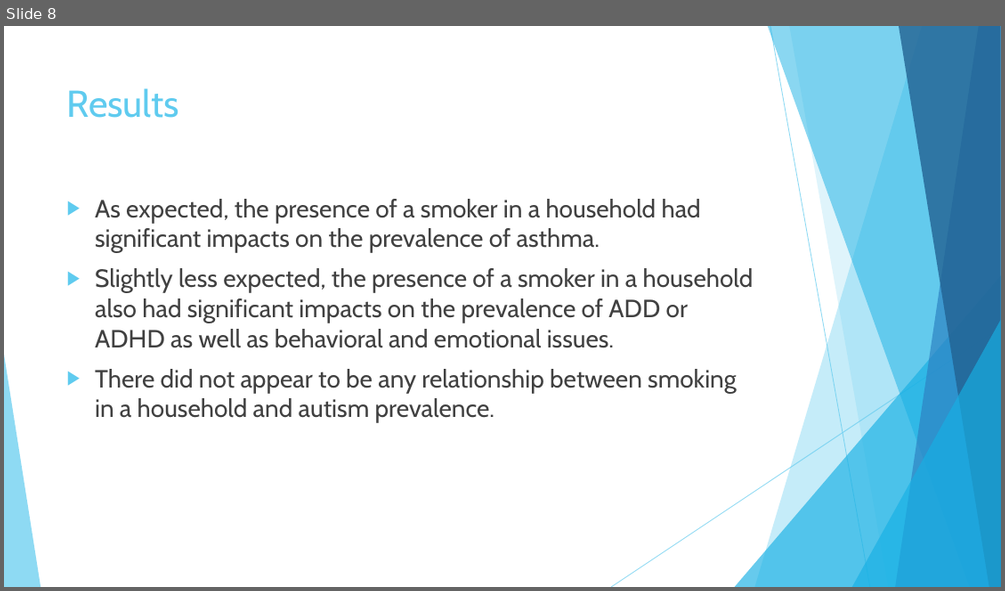
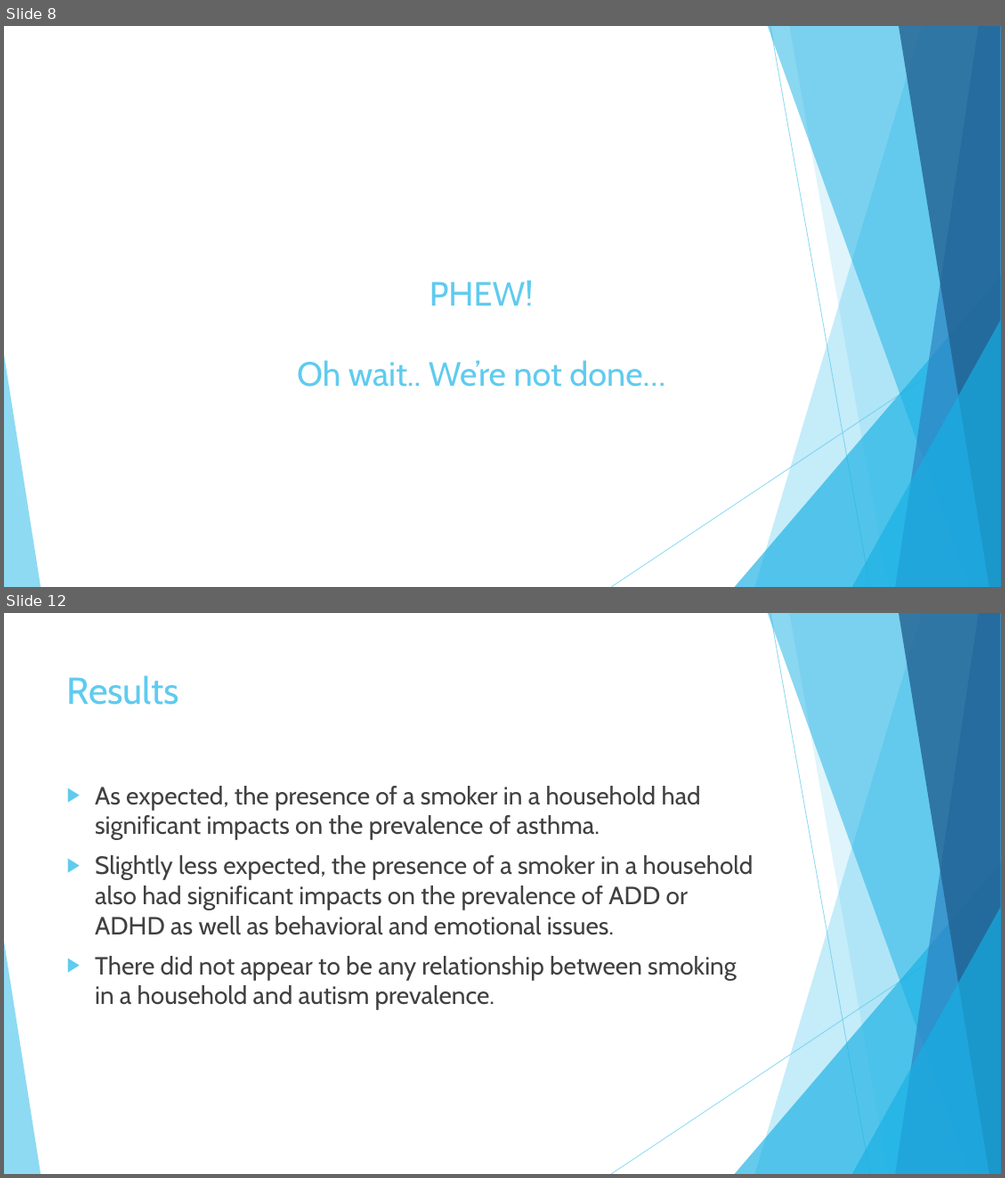
Before and after one commit to kmorehead33/healthcare_project, a slide deck: Presentation.pptx. Shown one above the other, each under a label of ours: slide 8 before the commit, slides 8 and 12 after it; the slides between them are not shown. The pictures are 1005x591 and 1005x1178 pixels, drawn with LibreOffice and Linux fonts; fonts in the diff are those of the drawing. Boxes give left, top, right and bottom in pixels: in the first picture for what was removed or moved away, otherwise in the second. Text is boxed around its words. In the diff, an @@ line names an element or a change of style, - is before the commit and + after.

```diff
--- a/Presentation.pptx
+++ b/Presentation.pptx
@@ slide 8 added at (x1=4, y1=26, x2=1001, y2=587), background #FFFFFF; not listed: 10 template elements that a slide beside it also shows @@
@@ title added at (x1=297, y1=280, x2=665, y2=386), 32.4 pt, text #5FCBEF @@
+PHEW!
+Oh wait.. We’re not done…
@@ what was slide 8 is now slide 12 @@
```
Also in this commit, not shown: 4 slides changed, 3 other slides added.
